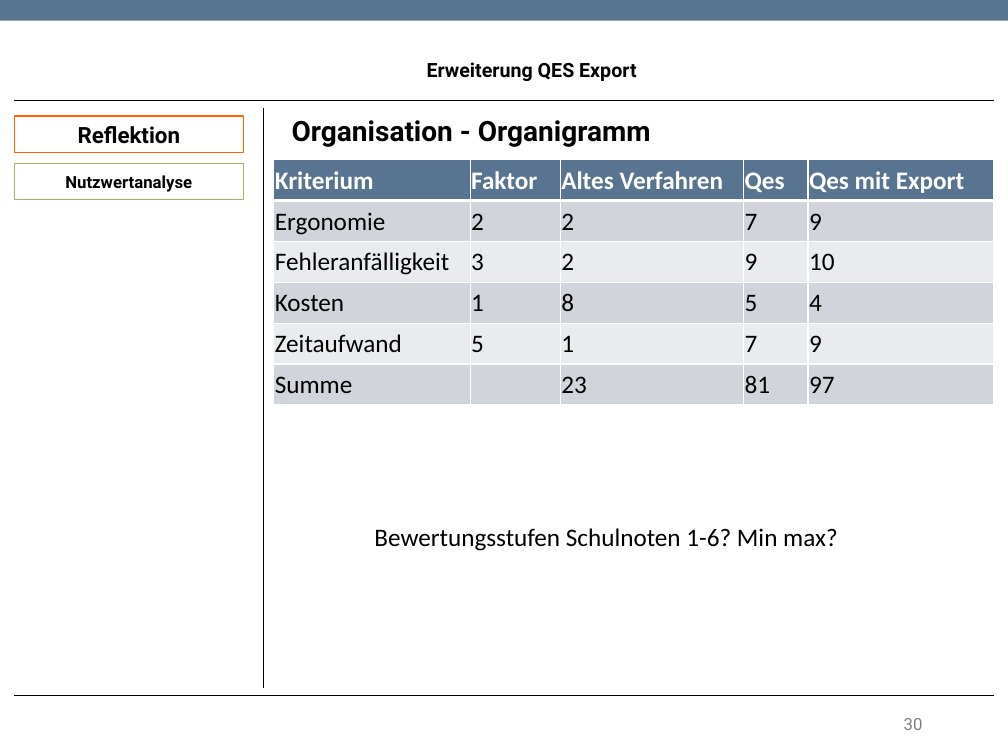
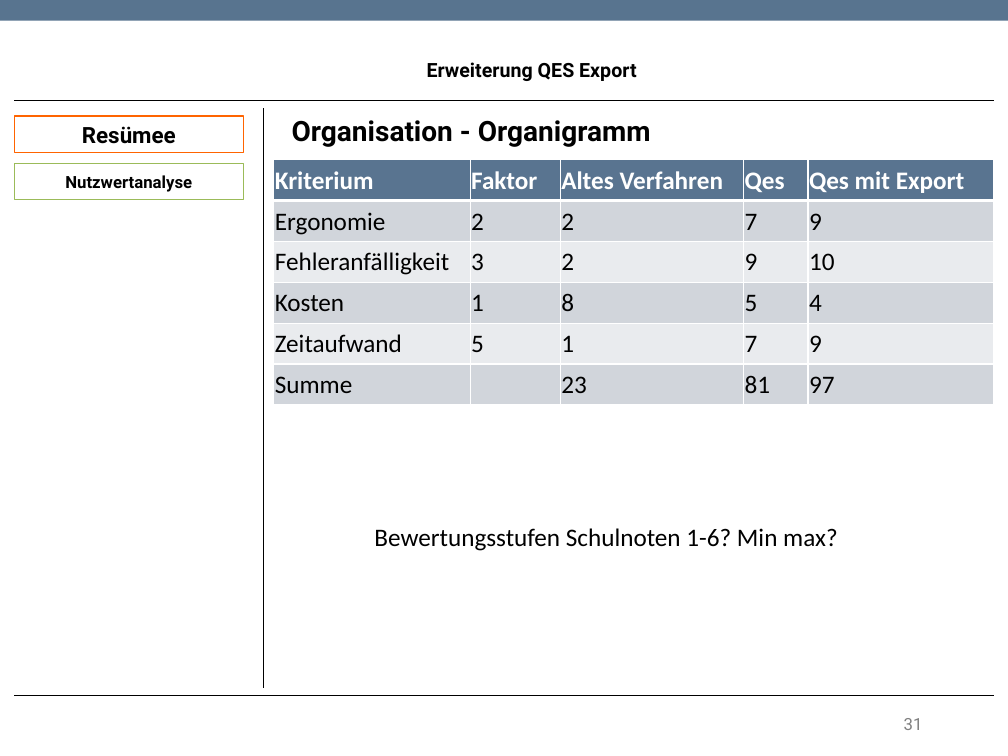
Before and after one commit to TwoHorus/dbExelExportLaravel, a slide deck: slide 31 of DOC/Fachgespraech.pptx (slide 30 before the commit). Drawn at 1008x756 pixels with LibreOffice and Linux fonts; fonts in the diff are those of the drawing; background and template pictures are left out. Boxes give left, top, right and bottom in pixels: in the first picture for what was removed or moved away, otherwise in the second. Text is boxed around its words. In the diff, an @@ line names an element or a change of style, - is before the commit and + after.

```diff
--- a/DOC/Fachgespraech.pptx
+++ b/DOC/Fachgespraech.pptx
@@ text in rectangle at <box>82,126,176,144</box>: text changed @@
-Reflektion
+Resümee
@@ page number at <box>904,718,923,730</box>: text changed @@
-30
+31
```
Also in this commit, not shown: 7 other slides changed, 1 slide added.
